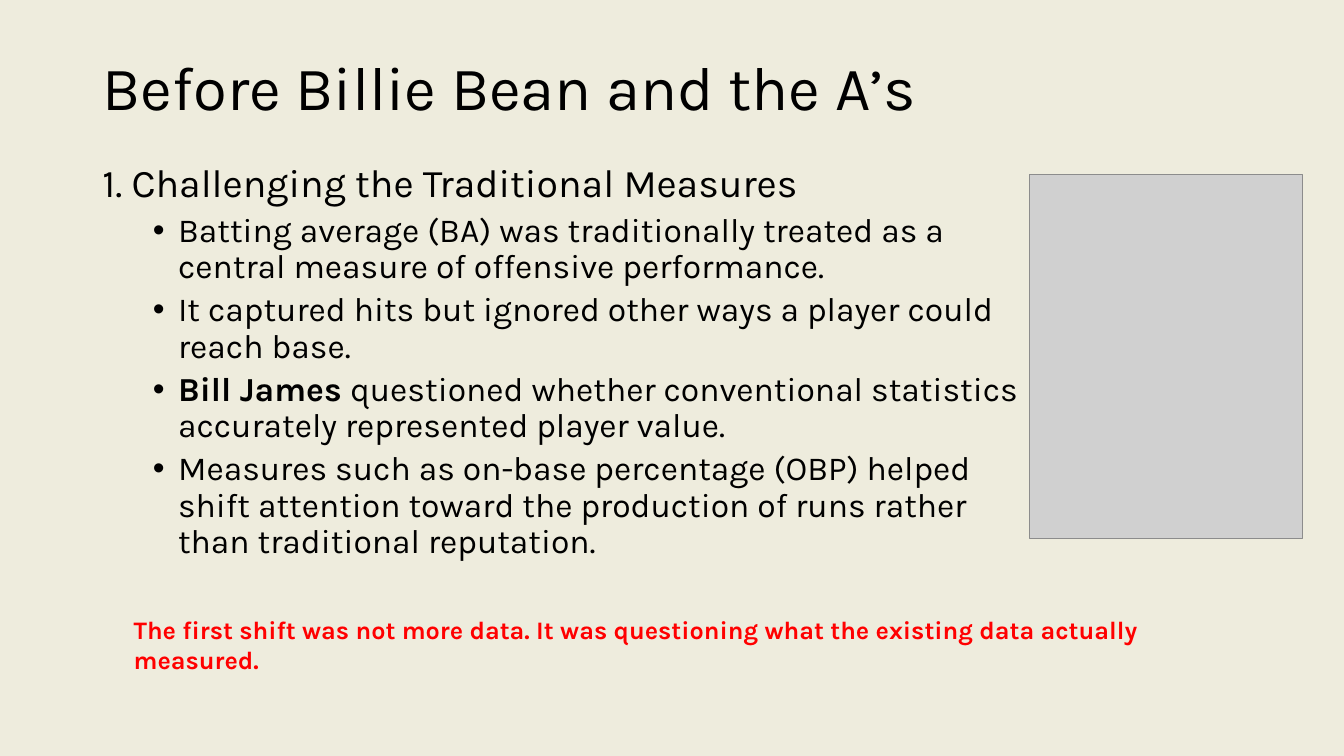
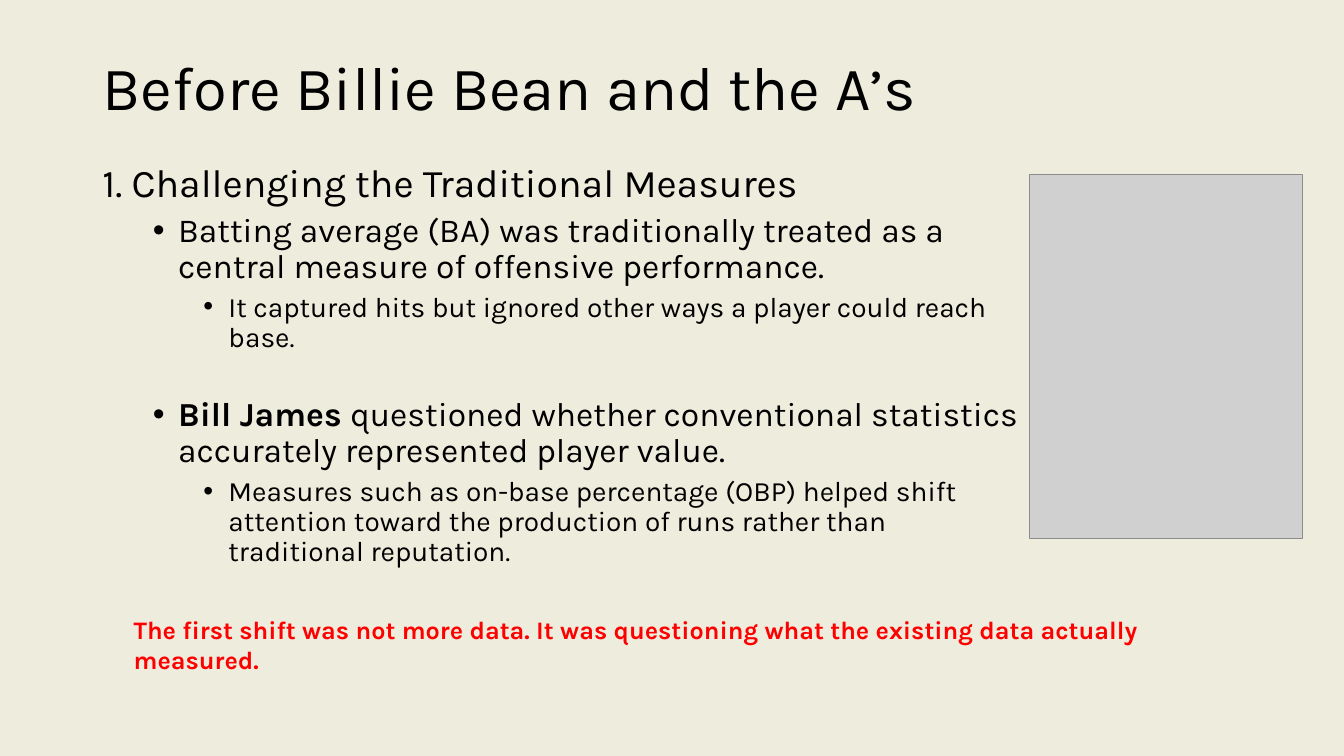
Before and after one commit to onishisaryu/HES-3000-Sports-Data-Analytics, a slide deck: slide 17 of pptx/Lecture1.pptx. Drawn at 1344x756 pixels with LibreOffice and Linux fonts; fonts in the diff are those of the drawing; grey boxes stand for pictures. Boxes give left, top, right and bottom in pixels: in the first picture for what was removed or moved away, otherwise in the second. Text is boxed around its words. In the diff, an @@ line names an element or a change of style, - is before the commit and + after.

```diff
--- a/pptx/Lecture1.pptx
+++ b/pptx/Lecture1.pptx
@@ text at <box>228,297,986,568</box>: size 24 to 20 pt in "It captured hits but ignored other ways ...", "Measures such as on-base percentage (OBP) helped ..."; list level 2 to 3 in "It captured hits but ignored ..."; list level 2 to 3 in "Measures such as on-base percentage ..." @@
```
Also in this commit, not shown: 10 other slides changed, 2 other files.
